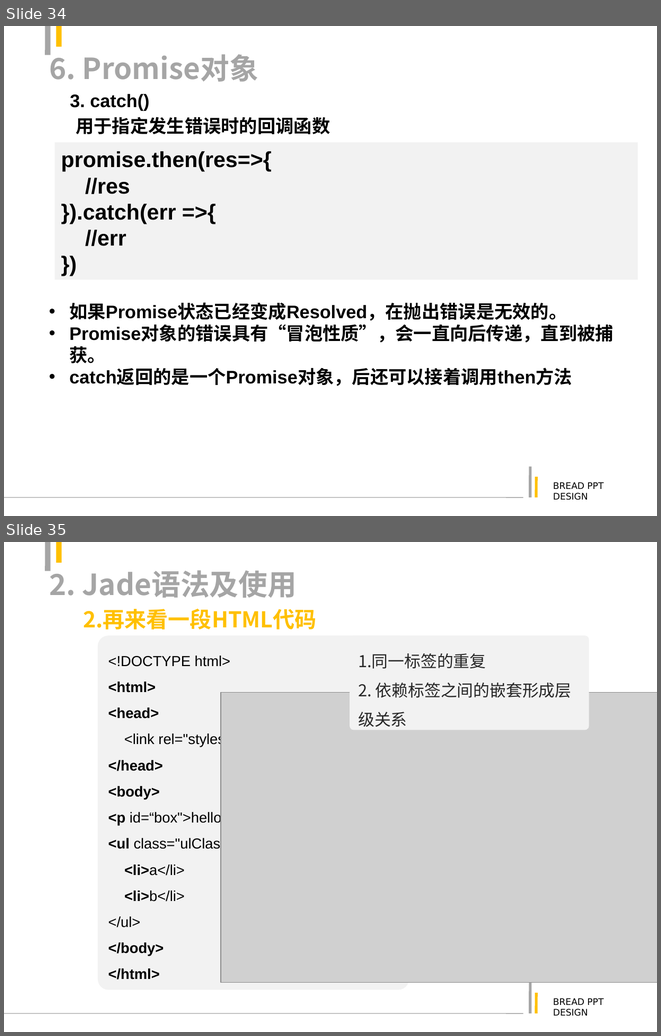
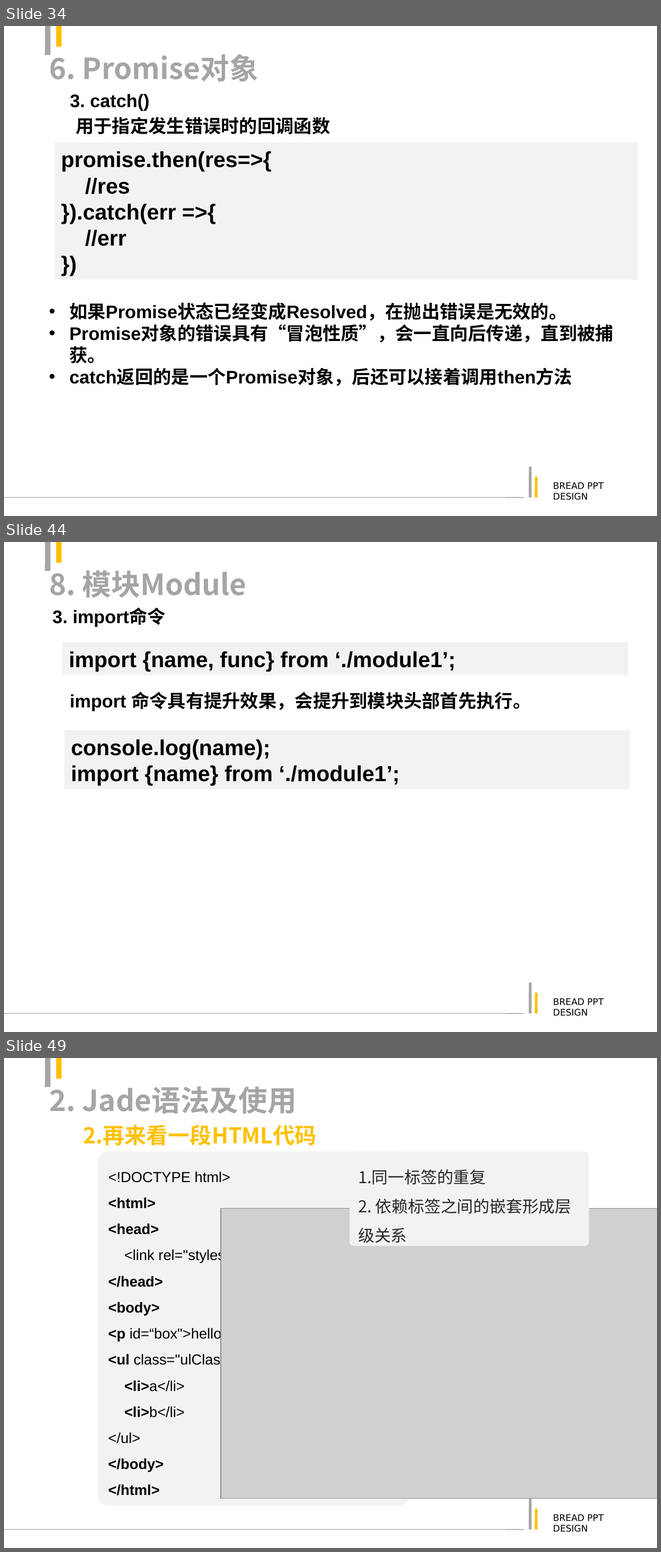
Before and after one commit to justforuse/psae-es6, a slide deck: es6.ppt. Shown one above the other, each under a label of ours: slides 34 and 35 before the commit, slides 34, 44 and 49 after it; the slides between them are not shown. The pictures are 661x1036 and 661x1552 pixels, drawn with LibreOffice and Linux fonts; fonts in the diff are those of the drawing; grey boxes stand for pictures. Boxes give left, top, right and bottom in pixels: in the first picture for what was removed or moved away, otherwise in the second. Text is boxed around its words. In the diff, an @@ line names an element or a change of style, - is before the commit and + after.

```diff
--- a/es6.ppt
+++ b/es6.ppt
@@ slide 44 added at (4, 542, 657, 1032), background #FFFFFF; not listed: 6 template elements that a slide beside it also shows @@
@@ title added at (49, 565, 247, 598), 32 pt, text #A5A5A5, bold @@
+8. 模块Module
@@ text added at (52, 608, 166, 626), 20 pt, text #000000, bold @@
+3. import命令
@@ rectangle added at (62, 642, 628, 674), fill #F2F2F2, 24 pt, text #000000, bold @@
+import {name, func} from ‘./module1’;
@@ text added at (70, 691, 531, 711), 20 pt, text #000000, bold @@
+import 命令具有提升效果，会提升到模块头部首先执行。
@@ rectangle added at (65, 730, 630, 789), fill #F2F2F2, 24 pt, text #000000, bold @@
+console.log(name);
+import {name} from ‘./module1’;
@@ what was slide 35 is now slide 49 @@
```
Also in this commit, not shown: 3 slides changed, 13 other slides added, 5 other files.
